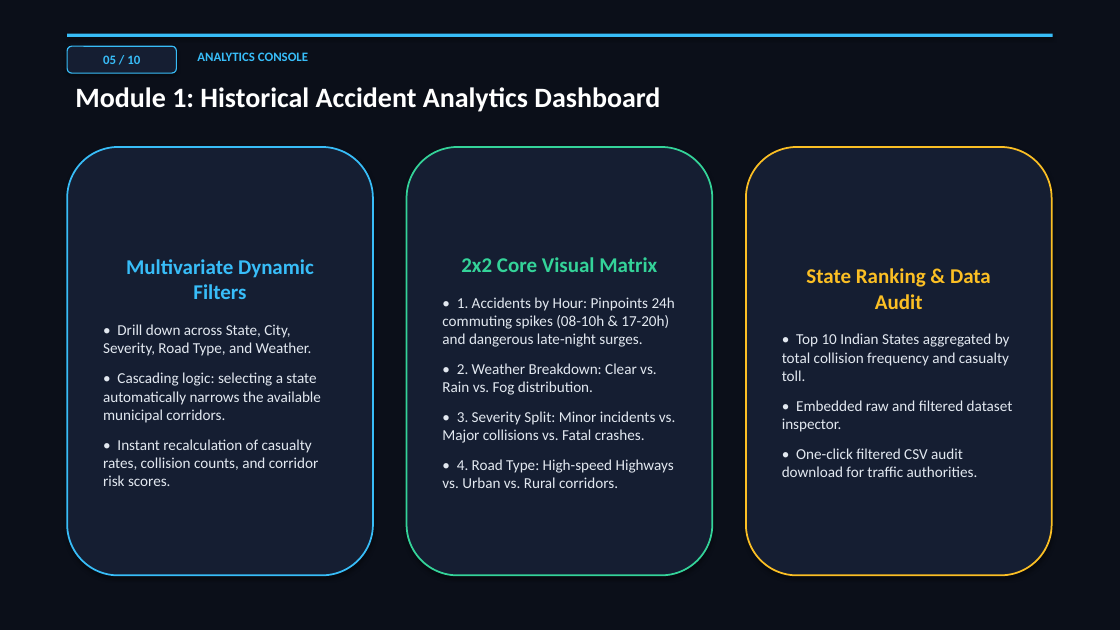
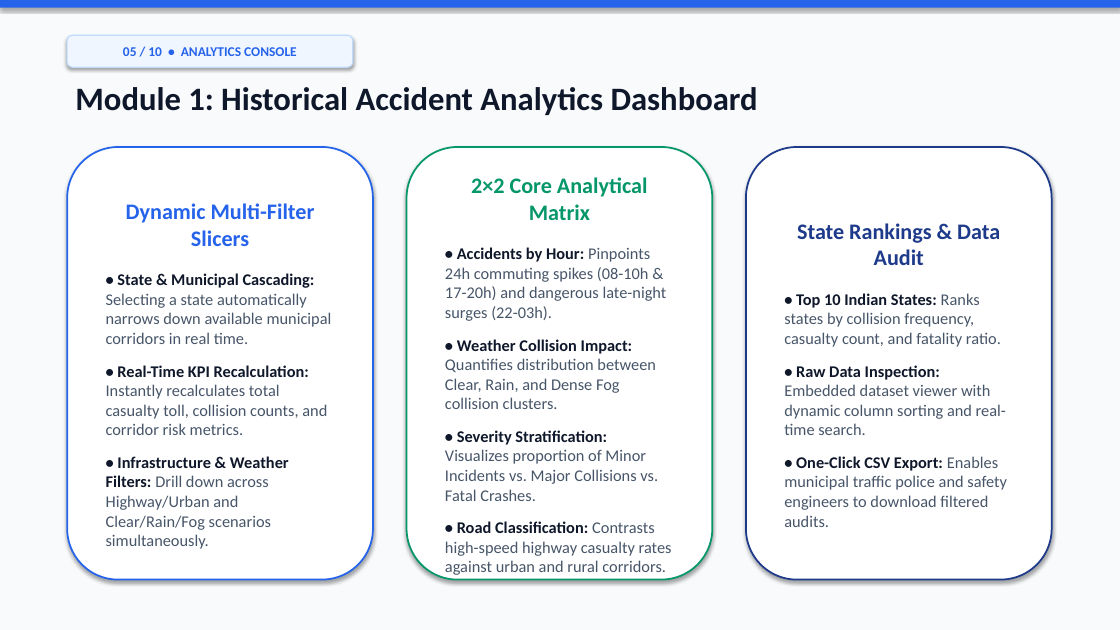
Before and after one commit to igris-bit/Road-Accident-Pattern-Analysis, a slide deck: slide 5 of docs/presentation/Road_Accident_Pattern_Analysis_Presentation.pptx. Drawn at 1120x630 pixels with LibreOffice and Linux fonts; fonts in the diff are those of the drawing. Boxes give left, top, right and bottom in pixels: in the first picture for what was removed or moved away, otherwise in the second. Text is boxed around its words. In the diff, an @@ line names an element or a change of style, - is before the commit and + after.

Commit message:
Update presentation to fresh clean tech theme, large readable typography, and dedicated member contribution slides

```diff
--- a/docs/presentation/Road_Accident_Pattern_Analysis_Presentation.pptx
+++ b/docs/presentation/Road_Accident_Pattern_Analysis_Presentation.pptx
@@ rectangle at (x1=0, y1=0, x2=1120, y2=630): fill #0B0F19 to #F8FAFC @@
@@ rectangle resized from (x1=67, y1=34, x2=1053, y2=37) to (x1=0, y1=0, x2=1120, y2=8) @@
@@ rectangle at (x1=0, y1=0, x2=1120, y2=8): fill #38BDF8 to #2563EB @@
@@ rounded rectangle "05 / 10 • ANALYTICS ..." resized from (x1=67, y1=46, x2=176, y2=73) to (x1=67, y1=35, x2=353, y2=67) @@
@@ rounded rectangle "05 / 10 • ANALYTICS ..." at (x1=67, y1=35, x2=353, y2=67): fill #151E32 to #EFF6FF; outline #38BDF8 1 pt to #BFDBFE 1 pt @@
@@ text in rounded rectangle at (x1=123, y1=47, x2=297, y2=56): text changed; size 11 to 11.5 pt; text colour #38BDF8 to #2563EB @@
-05 / 10
+05 / 10 • ANALYTICS CONSOLE
@@ text removed at (x1=197, y1=52, x2=308, y2=61) @@
-ANALYTICS CONSOLE
@@ text "Module 1: Historical Accident Analytics ..." at (x1=75, y1=87, x2=758, y2=115): size 24 to 28 pt, text colour #FFFFFF to #0F172A @@
@@ rounded rectangle "Dynamic Multi-Filter Slicers" resized from (x1=67, y1=147, x2=373, y2=576) to (x1=67, y1=147, x2=373, y2=580) @@
@@ rounded rectangle "Dynamic Multi-Filter Slicers" at (x1=67, y1=147, x2=373, y2=580): fill #151E32 to #FFFFFF; outline #38BDF8 1.5 pt to #2563EB 1.5 pt @@
@@ rounded rectangle "2×2 Core Analytical Matrix" resized from (x1=407, y1=147, x2=712, y2=576) to (x1=407, y1=147, x2=712, y2=580) @@
@@ rounded rectangle "2×2 Core Analytical Matrix" at (x1=407, y1=147, x2=712, y2=580): fill #151E32 to #FFFFFF; outline #34D399 1.5 pt to #059669 1.5 pt @@
@@ rounded rectangle "State Rankings & Data Audit" resized from (x1=746, y1=147, x2=1052, y2=576) to (x1=746, y1=147, x2=1052, y2=580) @@
@@ rounded rectangle "State Rankings & Data Audit" at (x1=746, y1=147, x2=1052, y2=580): fill #151E32 to #FFFFFF; outline #FBBF24 1.5 pt to #1E3A8A 1.5 pt @@
@@ text in rounded rectangle at (x1=445, y1=177, x2=672, y2=575): text changed; size 13 to 14 pt; text colour #E2E8F0 to #475569 @@
-2x2 Core Visual Matrix
-• 1. Accidents by Hour: Pinpoints 24h commuting spikes (08-10h & 17-20h) and dangerous late-night surges.
-• 2. Weather Breakdown: Clear vs. Rain vs. Fog distribution.
-• 3. Severity Split: Minor incidents vs. Major collisions vs. Fatal crashes.
-• 4. Road Type: High-speed Highways vs. Urban vs. Rural corridors.
+2×2 Core Analytical Matrix
+• Accidents by Hour: Pinpoints 24h commuting spikes (08-10h & 17-20h) and dangerous late-night surges (22-03h).
+• Weather Collision Impact: Quantifies distribution between Clear, Rain, and Dense Fog collision clusters.
+• Severity Stratification: Visualizes proportion of Minor Incidents vs. Major Collisions vs. Fatal Crashes.
+• Road Classification: Contrasts high-speed highway casualty rates against urban and rural corridors.
@@ text in rounded rectangle at (x1=106, y1=203, x2=332, y2=549): text changed; size 13 to 14 pt; text colour #E2E8F0 to #475569 @@
-Multivariate Dynamic Filters
-• Drill down across State, City, Severity, Road Type, and Weather.
-• Cascading logic: selecting a state automatically narrows the available municipal corridors.
-• Instant recalculation of casualty rates, collision counts, and corridor risk scores.
+Dynamic Multi-Filter Slicers
+• State & Municipal Cascading: Selecting a state automatically narrows down available municipal corridors in real time.
+• Real-Time KPI Recalculation: Instantly recalculates total casualty toll, collision counts, and corridor risk metrics.
+• Infrastructure & Weather Filters: Drill down across Highway/Urban and Clear/Rain/Fog scenarios simultaneously.
@@ text in rounded rectangle at (x1=784, y1=223, x2=1007, y2=527): text changed; size 13 to 14 pt; text colour #E2E8F0 to #475569 @@
-State Ranking & Data Audit
-• Top 10 Indian States aggregated by total collision frequency and casualty toll.
-• Embedded raw and filtered dataset inspector.
-• One-click filtered CSV audit download for traffic authorities.
+State Rankings & Data Audit
+• Top 10 Indian States: Ranks states by collision frequency, casualty count, and fatality ratio.
+• Raw Data Inspection: Embedded dataset viewer with dynamic column sorting and real-time search.
+• One-Click CSV Export: Enables municipal traffic police and safety engineers to download filtered audits.
```
Also in this commit, not shown: 8 other slides changed, 1 slide added, 1 slide removed, 1 other file.
